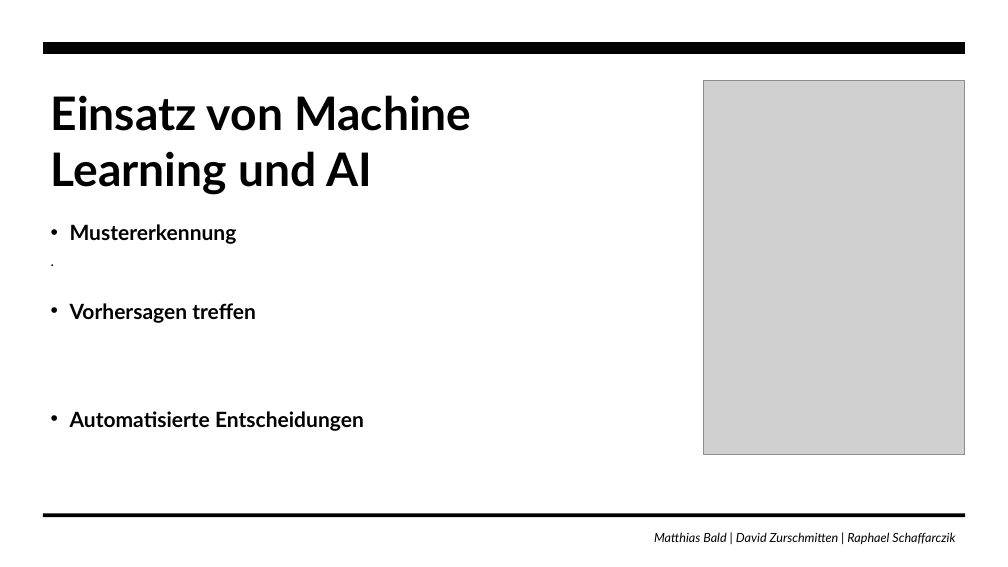
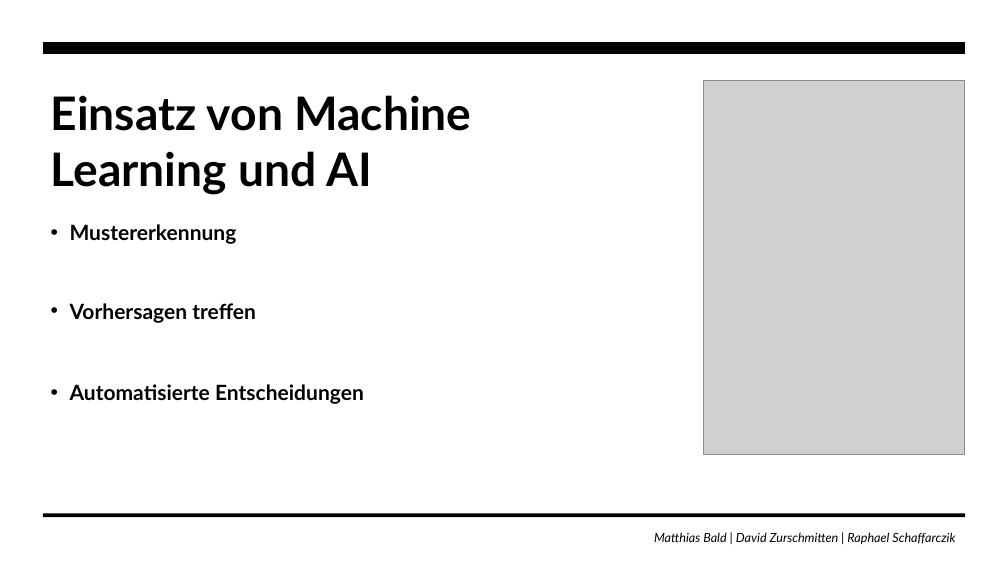
Before and after one commit to zurdavid/projektpraktikum-datascience, a slide deck: slide 4 of Präsentation_Bald.pptx. Drawn at 1008x567 pixels with LibreOffice and Linux fonts; fonts in the diff are those of the drawing; grey boxes stand for pictures; background and template pictures are left out. Boxes give left, top, right and bottom in pixels: in the first picture for what was removed or moved away, otherwise in the second. Text is boxed around its words. In the diff, an @@ line names an element or a change of style, - is before the commit and + after.

```diff
--- a/Präsentation_Bald.pptx
+++ b/Präsentation_Bald.pptx
@@ text at box(70, 224, 364, 404): paragraph removed @@
-  .
```
Also in this commit, not shown: 8 other slides changed, 3 slides added.
